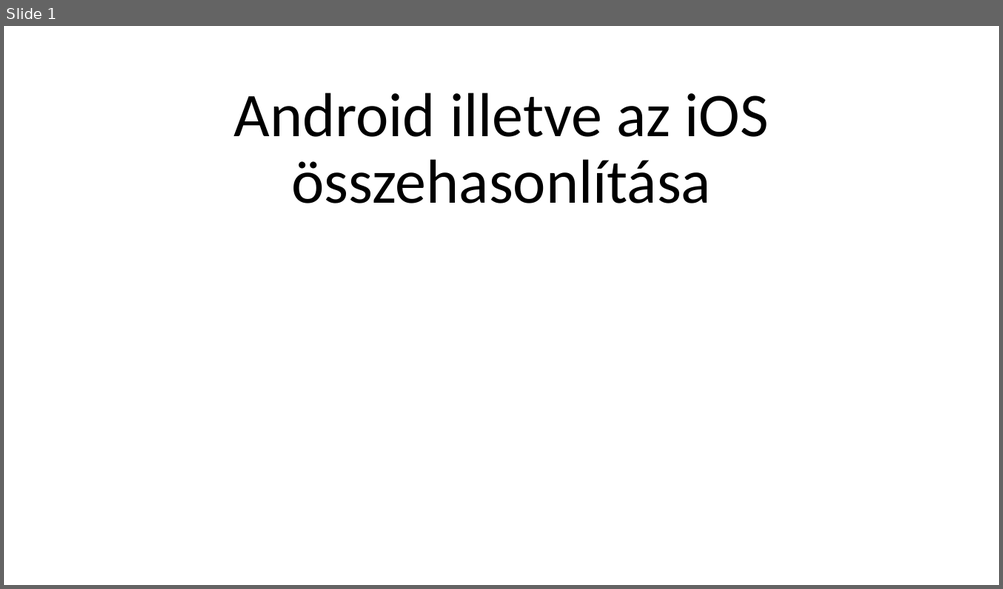
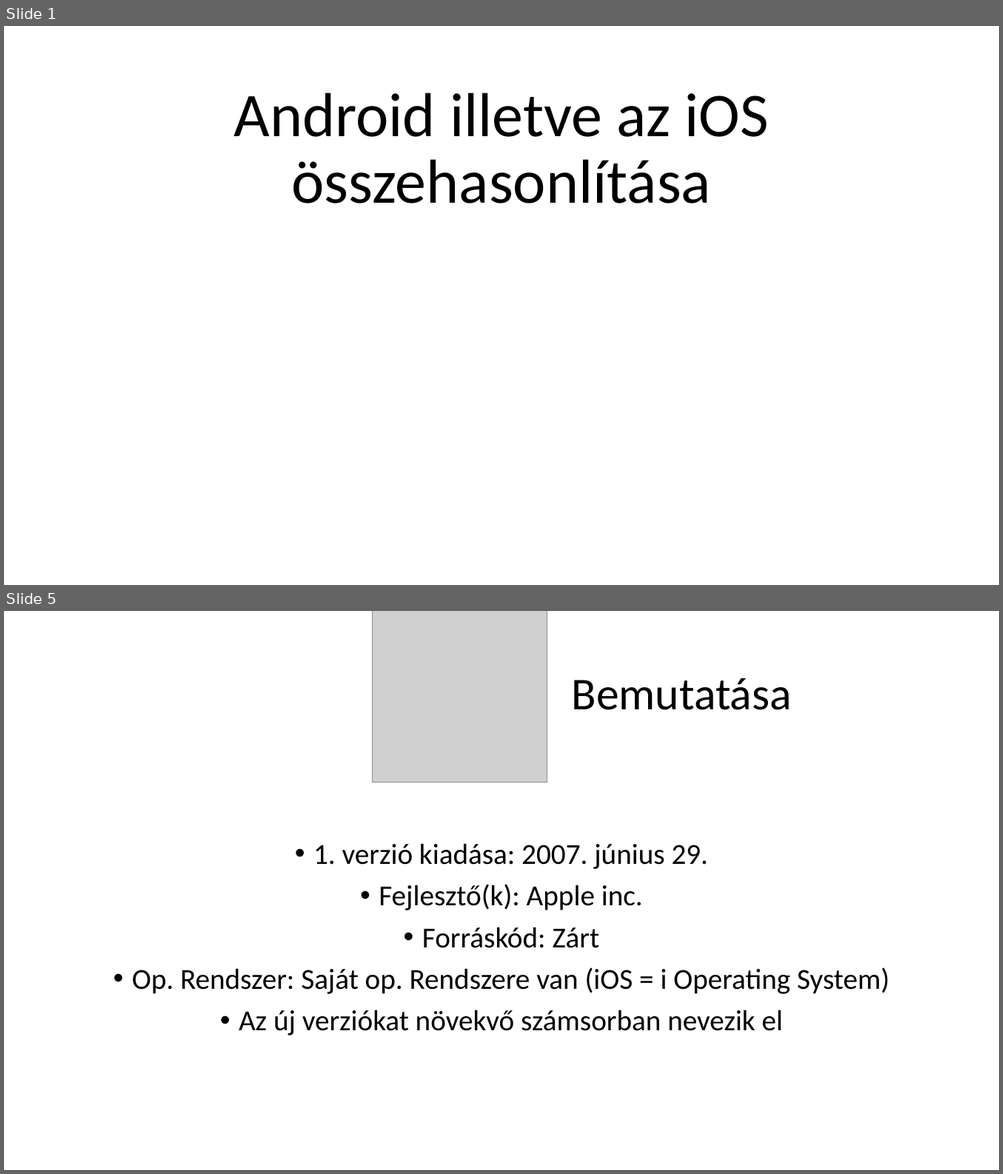
Before and after one commit to RafaelAlex123/ikt-szakmai-ppt, a slide deck: ikt powerpoint.pptx. Shown one above the other, each under a label of ours: slide 1 before the commit, slides 1 and 5 after it; the slides between them are not shown. The pictures are 1003x589 and 1003x1174 pixels, drawn with LibreOffice and Linux fonts; fonts in the diff are those of the drawing; grey boxes stand for pictures. Boxes give left, top, right and bottom in pixels: in the first picture for what was removed or moved away, otherwise in the second. Text is boxed around its words. In the diff, an @@ line names an element or a change of style, - is before the commit and + after.

```diff
--- a/ikt powerpoint.pptx
+++ b/ikt powerpoint.pptx
@@ slide 5 added at (4, 611, 999, 1170), background #FFFFFF @@
@@ picture added at (372, 611, 546, 782) @@
@@ title added at (572, 678, 791, 710), 44 pt, text #000000 @@
+Bemutatása
@@ text added at (132, 843, 889, 1036), 28 pt, text #000000 @@
+• 1. verzió kiadása: 2007. június 29.
+• Fejlesztő(k): Apple inc.
+• Forráskód: Zárt
+• Op. Rendszer: Saját op. Rendszere van (iOS = i Operating System)
+• Az új verziókat növekvő számsorban nevezik el
```
Also in this commit, not shown: 4 slides changed, 3 other slides added, 2 slides removed.
